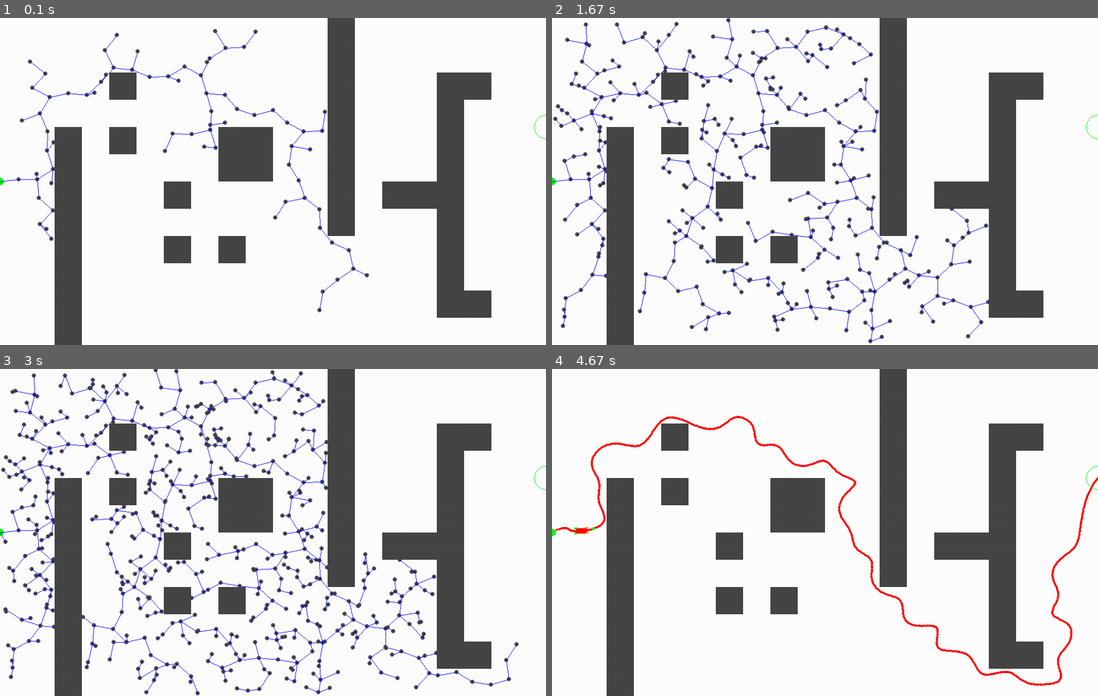
Above: before the commit, frames 1-4 (two rows, left to right).
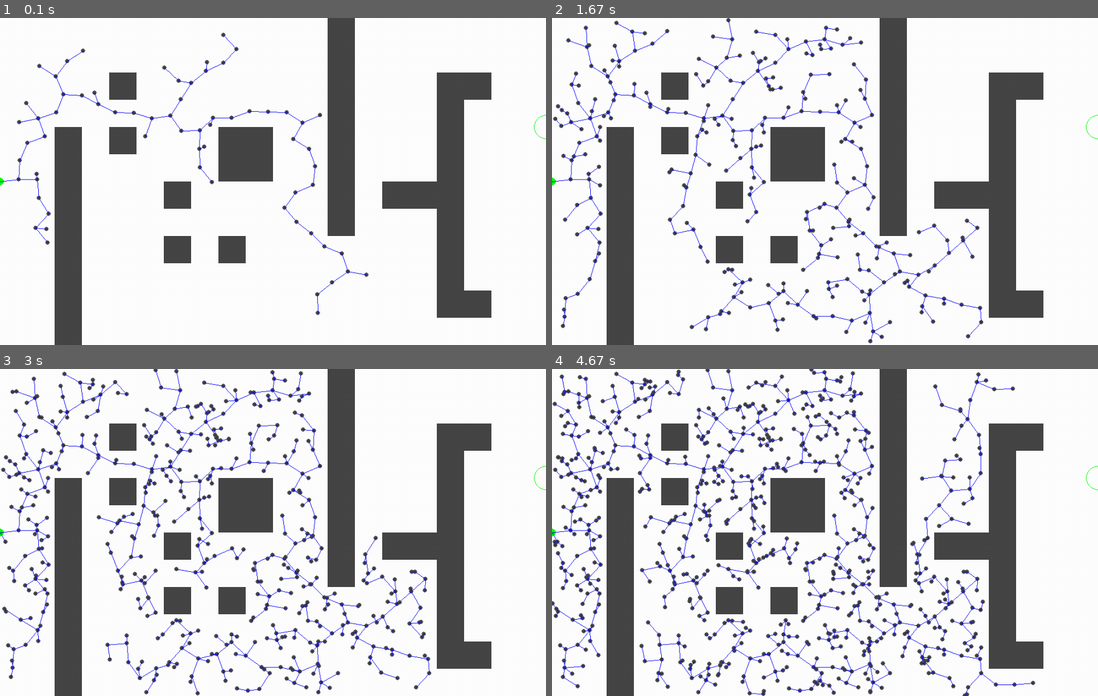
Above: after the commit, the same moments.

Repository: Alxkory/PMD_Project_group2
Game: pygame game, started from RRT_p_carsim.py
The game is run twice, just before and just after one commit, with the same random seed, the same clock (stepped at 60 frames per second) and the same inputs.
Inputs:
- Up to frame 1 (0.1 s): no input
- Up to frame 2 (1.67 s): no input
- Up to frame 3 (3 s): no input
- Up to frame 4 (4.67 s): no input

The runs differ from the first frame. In frame 1, 2.1% of the frame differs, in the area x 3-68%, y 3-91%; in frame 2, 5.3%; in frame 3, 6.4%; in frame 4, 11%, in the area x 0-100%, y 0-100%.

Commit message:
added inflated rectangles,

Diff:
--- a/RRT_p_carsim.py
+++ b/RRT_p_carsim.py
@@ -68,6 +68,9 @@
     target_course = TargetCourse(cx, cy)
     course_points_np = np.array([cx,cy])
     course_points_pyg = (course_points_np.T).tolist()
+
+
+
     print("init car")
     car = KinematicBicycleModel(x=start[0],y=start[1],yaw=0.0)
     dt = bicyclemodel.dt
--- a/task/RRTbasePy.py
+++ b/task/RRTbasePy.py
@@ -194,17 +194,10 @@
         obs = self.obstacles.copy()
         while len(obs) > 0:
             rectang = obs.pop(0)
-            if rectang.collidepoint(x, y):
+            R = 20
+            if rectang.inflate(R, R).collidepoint(x, y):
                 self.remove_node(n) # remove node
                 return False
-            if False: # check in circle around xy
-                    R = 20
-                    x_col = [(x + R*np.cos(theta)) for theta in np.linspace(0, 2.0*np.pi,10)]
-                    y_col = [(y + R*np.sin(theta)) for theta in np.linspace(0, 2.0*np.pi,10)]
-                    for j in range(len(x_col)):
-                        if rectang.collidepoint(x_col[j], y_col[j]):
-                            self.remove_node(n) # remove node
-                            return True
         return True
 
     def crossObstacle(self, x1, x2, y1, y2): # Checks if an edge crosses an obstacle. Returns True when it collides, False when it's free.
@@ -215,16 +208,9 @@
                 u = i / 100
                 x = x1 * u + x2 * (1 - u)
                 y = y1 * u + y2 * (1 - u)
-
-                if rectang.collidepoint(x, y):
+                R = 20
+                if rectang.inflate(R, R).collidepoint(x, y):
                         return True
-                if False: # check in circle around xy
-                    R = 20
-                    x_col = [(x + R*np.cos(theta)) for theta in np.linspace(0, 2.0*np.pi,10)]
-                    y_col = [(y + R*np.sin(theta)) for theta in np.linspace(0, 2.0*np.pi,10)]
-                    for j in range(len(x_col)):
-                        if rectang.collidepoint(x_col[j], y_col[j]):
-                            return True
         return False
 
     def connect(self, n1, n2):  # Connects 2 nodes and performs collision check
@@ -283,7 +269,7 @@
             y.append(self.y[point])
 
         tck, *rest = interpolate.splprep([x, y],s=8)
-        u = np.linspace(0, 1, num=(len(self.path)*15))
+        u = np.linspace(0, 1, num=(len(self.path)*20))
         bspline=interpolate.splev(u, tck)
 
         return bspline #list [[x],[y]]
